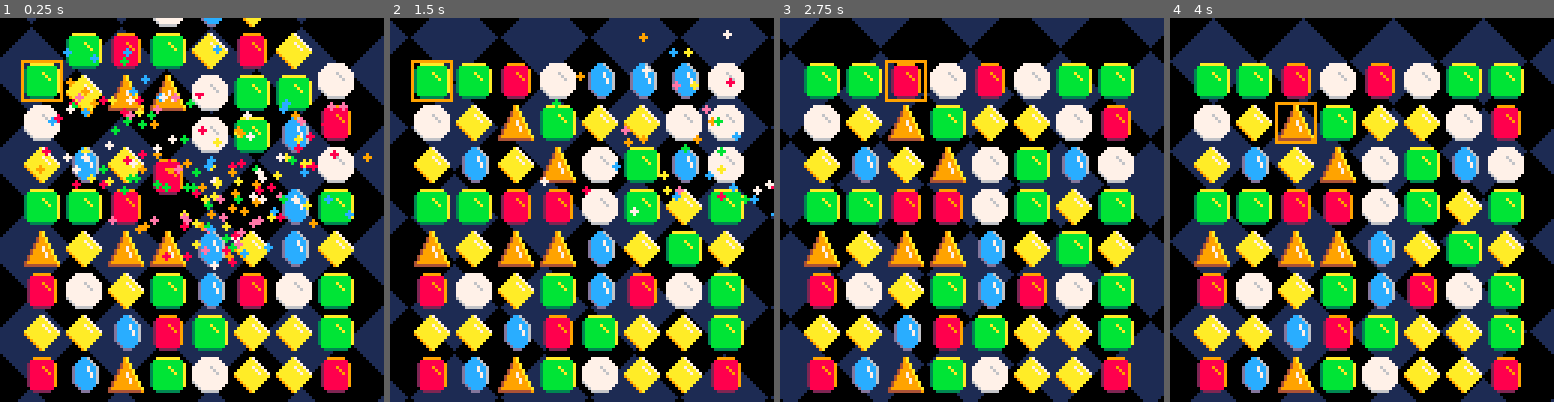
Above: before the commit, frames 1-4 (left to right).
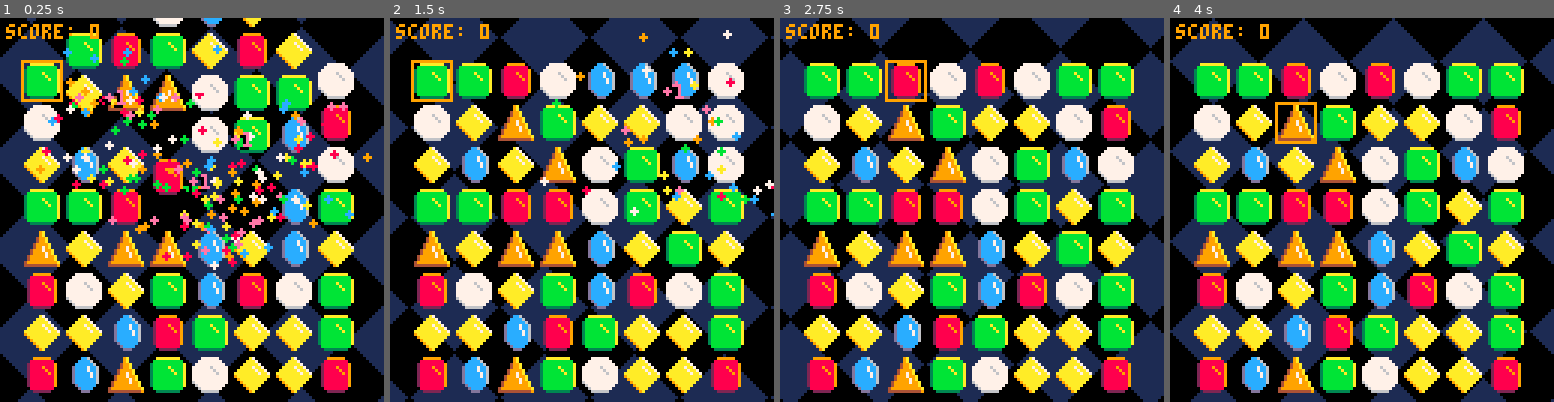
Above: after the commit, the same moments.

Repository: LuosRestil/pico8
Game: PICO-8 cartridge match3/match3.p8
The game is run twice, just before and just after one commit, with the same random seed, the same clock (stepped at 60 frames per second) and the same inputs.
Inputs:
- Up to frame 1 (0.25 s): no input
- Up to frame 2 (1.5 s): tap X (X key) at 0.33, 1.07 s; tap O (Z key) at 0.7 s
- Up to frame 3 (2.75 s): hold Right 1.6-2.1 s; tap O (Z key) at 1.7, 2.1, 2.5 s; tap X (X key) at 1.85 s; hold Up 2.15-2.42 s; hold Right from 2.47 s (still down)
- Up to frame 4 (4 s): tap O (Z key) at 2.9, 3.3, 3.7 s; tap X (X key) at 2.97 s; release Right at 3.03 s; hold Left 3.08-3.58 s; hold Down 3.63-3.97 s

The runs differ from the first frame. In frame 1, 0.8% of the frame differs, in the area x 1-66%, y 1-46%; in frame 2, 0.5%; in frame 3, 0.4%; in frame 4, 0.4%.

Commit message:
match3 score tracking start

Diff:
--- a/match3/match3.p8
+++ b/match3/match3.p8
@@ -14,9 +14,14 @@
 swapspd=jsize/4
 swapeps=0.01
 ps={} --particles
+txt={}
 
 bgosx=0
 bgosy=0
+
+score=0
+mvscore=0
+mul=0
 
 function _init()
 	init_jgrid()
@@ -42,7 +47,10 @@
 	end
 
 	--cancel select
-	if (btnp(❎))selected=nil
+	if btnp(❎) then
+		selected=nil
+		mul=0
+	end
 
 	animate()
 
@@ -57,6 +65,7 @@
 	draw_bg()
 	draw_grid()
 	draw_particles()
+	print_score()
 end
 
 function draw_grid()
@@ -195,7 +205,7 @@
 				if ct>2 then
 					for i=c-1,c-ct,-1 do
 						jgrid[r][i].destroy=true
-						particle_burst(r,i)
+						pburst(r,i)
 					end
 				end
 				last=j.sprite
@@ -205,7 +215,7 @@
 		if ct>2 then
 			for i=w,w+1-ct,-1 do
 				jgrid[r][i].destroy=true
-				particle_burst(r,i)
+				pburst(r,i)
 			end
 		end
 	end
@@ -220,7 +230,7 @@
 				if ct>2 then
 					for i=r-1,r-ct,-1 do
 						jgrid[i][c].destroy=true
-						particle_burst(i,c)
+						pburst(i,c)
 					end
 				end
 				last=j.sprite
@@ -230,9 +240,41 @@
 		if ct>2 then
 			for i=h,h+1-ct,-1 do
 				jgrid[i][c].destroy=true
-				particle_burst(i,c)
-			end
-		end
+				pburst(i,c)
+			end
+		end
+	end
+
+	-- scoring
+	local seen={}
+	local grps={}
+	for r=1,h do
+		for c=1,w do
+			local j=jgrid[r][c]
+			local k=keyify(r,c)
+			if seen[k] or not j.destroy then
+				goto continue
+			end
+			seen[k]=true
+			local grp=floodfill(r,c,seen)
+			add(grps,grp)
+
+			::continue::
+		end
+	end
+	for grp in all(grps) do
+		mul+=1
+		local grpscr=#grp==3 and 1 or #grp
+		mvscore+=grpscr
+		local totx=0
+		local toty=0
+		for pos in all(grp) do
+			totx+=(pos[2]-1)*jsize
+			toty+=(pos[1]-1)*jsize
+		end
+		local avgx=totx/#grp+padx
+		local avgy=toty/#grp+pady
+		add(txt,new_txt("+"..grpscr,avgx,avgy))
 	end
 
 	--fill nils from above
@@ -259,6 +301,40 @@
 	end
 end
 
+function floodfill(r,c,seen)
+	local jspr=jgrid[r][c].sprite
+	local q={}
+	local grp={}
+	add(q,{r,c})
+	while #q>0 do
+		local curr=deli(q,1)
+		add(grp,curr)
+		local nbrs={
+			{curr[1],curr[2]-1},
+			{curr[1],curr[2]+1},
+			{curr[1]-1,curr[2]},
+			{curr[1]+1,curr[2]}
+		}
+		for nbr in all(nbrs) do
+			local k=keyify(nbr[1],nbr[2])
+			if
+				seen[k]==nil and
+				is_on_grid(nbr)
+			then
+				local j=jgrid[nbr[1]][nbr[2]]
+				if
+					j.sprite==jspr and
+					j.destroy
+				then
+					seen[k]=true
+					add(q,nbr)
+				end
+			end
+		end
+	end
+	return grp
+end
+
 function has_matches()
 	for r=1,h do
 		local last=nil
@@ -302,19 +378,7 @@
 	return false
 end
 
---function count_destroyed()
---	local ct=0
---	for r=1,h do
---		for c=1,w do
---			if jgrid[r][c].destroy then
---				ct+=1
---			end
---		end
---	end
---	return ct
---end
-
-function particle_burst(r,c,n)
+function pburst(r,c,n)
 	n=n or 20
 	for i=1,n do
 		local x=(c-1)*jsize+padx
@@ -333,11 +397,23 @@
 			deli(ps,i)
 		end
 	end
+
+	for i=#txt,1,-1 do
+		local it=txt[i]
+		it:update()
+		if it.ttl==0 then
+			deli(txt,i)
+		end
+	end
 end
 
 function draw_particles()
 	for p in all(ps) do
 		p:draw()
+	end
+
+	for it in all(txt) do
+		it:draw()
 	end
 end
 
@@ -353,14 +429,33 @@
 	bgosx%=30
 	bgosy%=30
 end
+
+function keyify(a,b)
+	return a..":"..b
+end
+
+function is_on_grid(pos)
+	return (
+		pos[1]>0 and
+		pos[2]>0 and
+		pos[1]<=w and
+		pos[2]<=h
+	)
+end
+
+function print_score()
+	print("score: 0",2,2,9)
+end
 -->8
 --todo
 --[[
-
++ if nothing is falling and
+  nothing is swapping and
+  curr score same as last
+  score, then the streak breaks
 + count pieces in each match
   for scoring
-+ count chains (matches since
-  last swap)
++ count chains
 + scoring
 	- 3->1pt
 	- more->n pts
@@ -423,6 +518,36 @@
 	}
 	setmetatable(p,pmeta)
 	return p
+end
+
+txtmeta={
+	draw=function(self)
+		print(
+			self.val,
+			self.x-1,self.y+1,
+			0)
+		print(
+			self.val,
+			self.x,self.y,
+			self.clr)
+	end
+}
+txtmeta.__index=txtmeta
+setmetatable(txtmeta,{__index=pmeta})
+
+function new_txt(val,x,y)
+	local txt={
+		val=val,
+		x=x,
+		y=y,
+		dx=0,
+		dy=-0.5,
+		ttl=30,
+		clr=14,
+		destroy=false
+	}
+	setmetatable(txt,txtmeta)
+	return txt
 end
 
 
